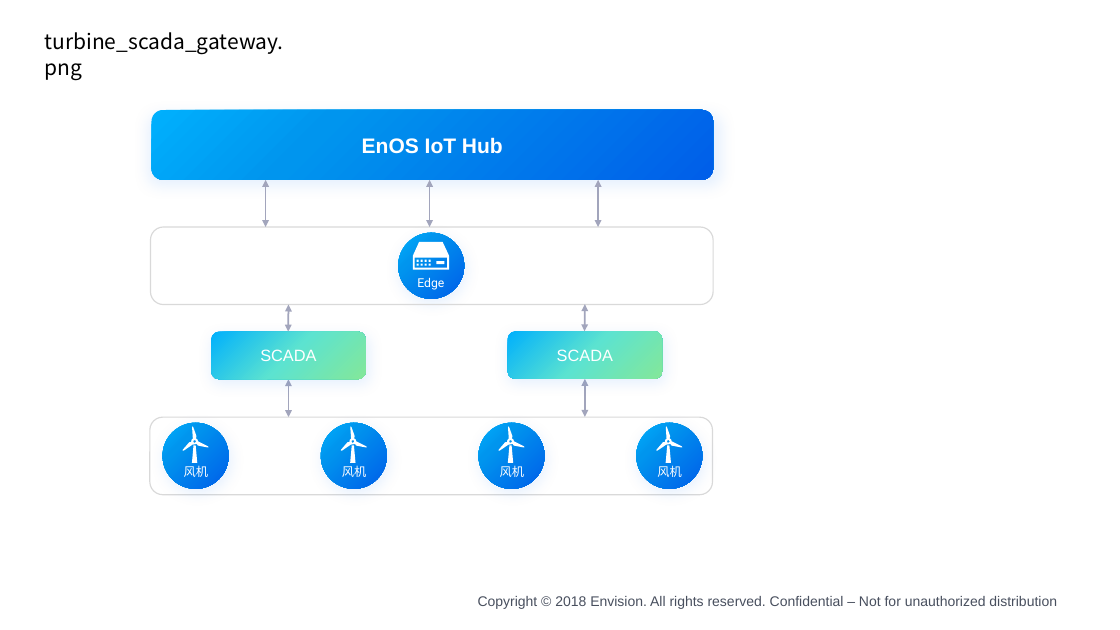
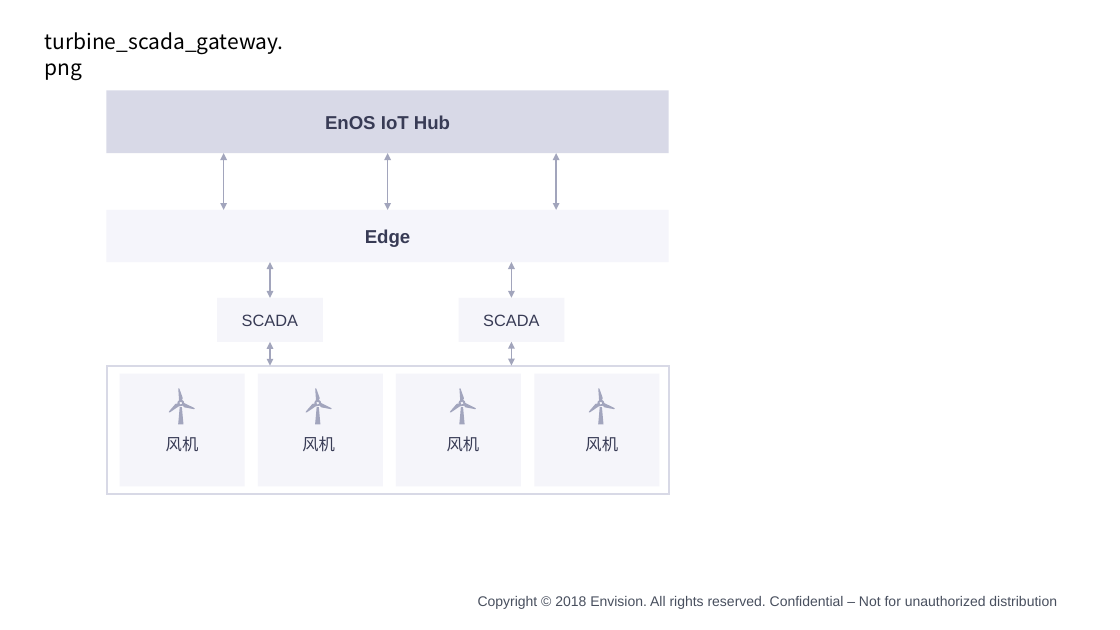
Before and after one commit to EnvisionDoc/device_connection_zh, a slide deck: slide 9 of media/device_zh.pptx (slide 5 before the commit). Drawn at 1120x630 pixels with LibreOffice and Linux fonts; fonts in the diff are those of the drawing; background and template pictures are left out. Boxes give left, top, right and bottom in pixels: in the first picture for what was removed or moved away, otherwise in the second. Text is boxed around its words. In the diff, an @@ line names an element or a change of style, - is before the commit and + after.

```diff
--- a/media/device_zh.pptx
+++ b/media/device_zh.pptx
@@ rectangle "EnOS IoT Hub": place and size @@
-rectangle "EnOS IoT Hub" at (151,110,713,180)
+rectangle "EnOS IoT Hub" at (107,91,669,154)
@@ rectangle "EnOS IoT Hub" at (107,91,669,154): size 18 to 16 pt, text colour #FFFFFF to #383B55; rounded rectangle to rectangle; fill gradient #00B0FD to #0095EE to #005FE9 to #D8D9E7; shadow off @@
@@ double arrow moved from (266, 180) - (266, 227) to (223, 153) - (223, 210) @@
@@ double arrow moved from (429, 180) - (429, 227) to (387, 153) - (387, 210) @@
@@ double arrow moved from (598, 180) - (598, 227) to (556, 153) - (556, 210) @@
@@ rectangle "Edge": place and size @@
-rectangle "Edge" at (417,277,444,290)
+rectangle "Edge" at (107,210,669,262)
@@ rectangle "Edge" at (107,210,669,262): size 10.5 to 16 pt, font Roboto to Arial, text colour #FFFFFF to #383B55, bold on; fill none to #F5F5FB @@
@@ double arrow moved from (288, 380) - (288, 418) to (270, 262) - (270, 298) @@
@@ double arrow moved from (585, 379) - (585, 417) to (512, 262) - (512, 297) @@
@@ rectangle "SCADA": place and size @@
-rectangle "SCADA" at (211,332,365,380)
+rectangle "SCADA" at (217,298,323,342)
@@ rectangle "SCADA" at (217,298,323,342): text colour #FFFFFF to #383B55; rounded rectangle to rectangle; fill gradient #00B0FD to #5CE3D0 to #83E79B to #F5F5FA; shadow off @@
@@ rectangle "SCADA" at (459,297,565,341): text colour #FFFFFF to #383B55; rounded rectangle to rectangle; fill gradient #00B0FD to #5CE3D0 to #83E79B to #F5F5FA; shadow off @@
@@ rectangle "SCADA": place and size @@
-rectangle "SCADA" at (507,331,662,379)
+rectangle "SCADA" at (459,297,565,341)
@@ double arrow moved from (288, 305) - (288, 332) to (270, 342) - (270, 365) @@
@@ double arrow moved from (585, 304) - (585, 331) to (512, 342) - (512, 365) @@
@@ freeform shape: place and size @@
-freeform shape at (182,426,209,463)
+freeform shape at (168,388,195,425)
@@ freeform shape: place and size @@
-freeform shape at (340,426,367,463)
+freeform shape at (305,388,332,425)
@@ freeform shape: place and size @@
-freeform shape at (498,426,525,463)
+freeform shape at (450,388,476,425)
@@ group added at (108,365,670,494): 5 rectangles @@
@@ fill #FFFFFF to #A2A5BD in 4 elements at (168,388,195,425), (305,388,332,425), (450,388,476,425), (588,388,615,425) @@
@@ freeform shape: place and size @@
-freeform shape at (656,426,683,463)
+freeform shape at (588,388,615,425)
@@ text "风机": place and size @@
-text "风机" at (184,465,208,477)
+text "风机" at (166,436,199,452)
@@ text "风机": place and size @@
-text "风机" at (342,466,366,477)
+text "风机" at (302,436,335,452)
@@ text "风机": place and size @@
-text "风机" at (500,465,524,477)
+text "风机" at (447,436,480,451)
@@ group removed at (150,227,713,495): 5 ellipses, 2 rounded rectangles, 1 freeform shape @@
@@ size 10.5 to 14 pt, font Roboto to Noto Sans CJK SC, text colour #FFFFFF to #383B55; line spacing 1 to 18.8pt; vertical alignment middle to top in 4 elements at (166,436,199,452), (302,436,335,452), (447,436,480,451), (585,436,618,451) @@
@@ text "风机": place and size @@
-text "风机" at (657,465,681,477)
+text "风机" at (585,436,618,451)
```
Also in this commit, not shown: 4 other slides changed, 6 slides added, 5 slides removed, 10 other files.
